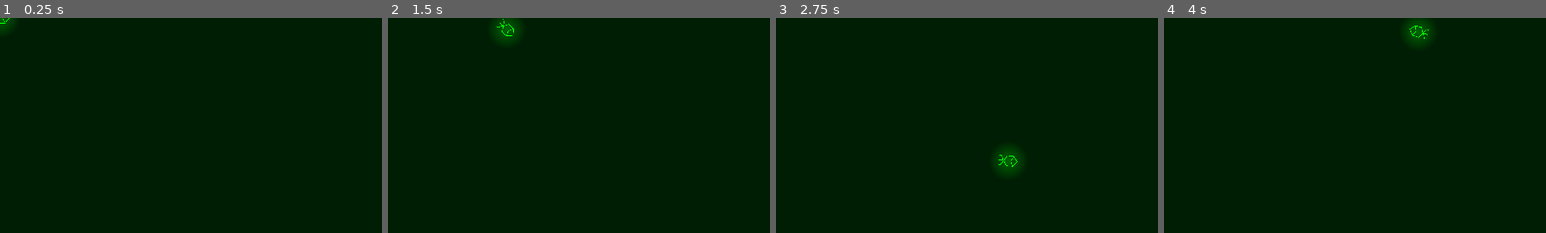
Above: before the commit, frames 1-4 (left to right).
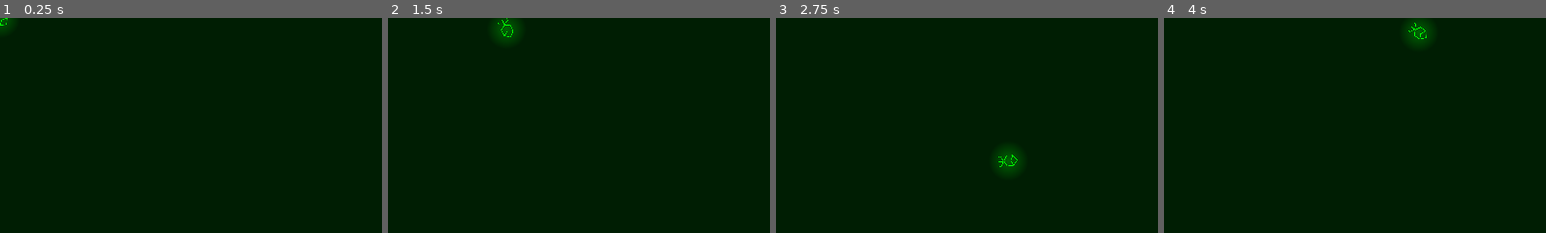
Above: after the commit, the same moments.

Repository: Bjoren/Enter_Password
Game: Godot game, scene res://MainScene.tscn
The game is run twice, just before and just after one commit, with the same random seed, the same clock (stepped at 60 frames per second) and the same inputs.
Inputs (mouse positions are % of the whole screen's width and height, from its top left):
- Up to frame 1 (0.25 s): no input
- Up to frame 2 (1.5 s): tap Enter at 0.5 s; move the mouse to (72, 45) at 0.52 s; hold Right (ui_right) 0.53-1.28 s; move the mouse to (30, 55) at 1.27 s; hold Down (ui_down) from 1.28 s (still down)
- Up to frame 3 (2.75 s): move the mouse to (60, 28) at 2.02 s; release Down (ui_down) at 2.03 s; hold Right (ui_right) from 2.03 s (still down)
- Up to frame 4 (4 s): move the mouse to (45, 70) at 2.77 s; release Right (ui_right) at 2.78 s; hold Up (ui_up) 2.78-3.53 s; move the mouse to (80, 65) at 3.52 s; hold Left (ui_left) from 3.53 s (still down)
The pictures show only the part of the screen within x 0-50%, y 0-50%; the shares and areas given below are measured in that part.

The runs differ from the first frame. In frame 1, less than 0.1% of the frame differs, in the area x 0-3%, y 0-4%; in frame 2, less than 0.1%; in frame 3, less than 0.1%; in frame 4, 0.1%, in the area x 64-70%, y 2-10%.

Commit message:
global script

Diff:
--- /dev/null
+++ b/Globals.gd
@@ -0,0 +1,9 @@
+extends Node
+
+var player_position = Vector2.ZERO
+
+func get_player_position():
+	return player_position
+
+func set_player_position(new_position):
+	player_position = new_position
--- a/Player.gd
+++ b/Player.gd
@@ -28,4 +28,5 @@
 func move(horizontal_acceleration, vertical_acceleration):
 	velocity = lerp(velocity, Vector2(horizontal_acceleration, vertical_acceleration), turn_speed)
 	move_and_slide(velocity)
-	rotation = velocity.angle()
+	look_at(get_global_mouse_position())
+	get_node("/root/Globals").set_player_position(global_position)
--- a/project.godot
+++ b/project.godot
@@ -14,6 +14,10 @@
 run/main_scene="res://MainScene.tscn"
 config/icon="res://icon.png"
 
+[autoload]
+
+Globals="*res://Globals.gd"
+
 [display]
 
 window/size/width=1920
